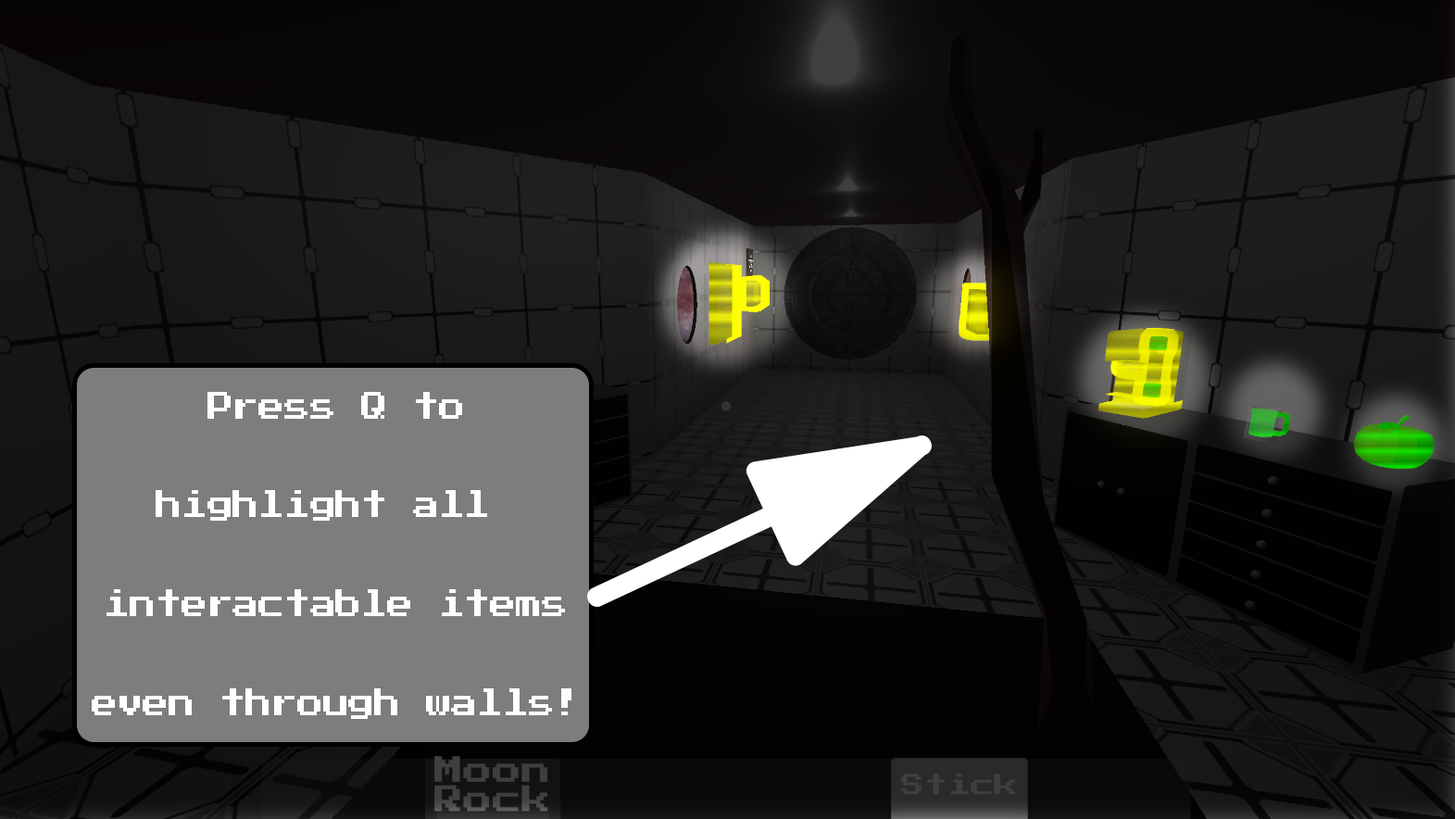
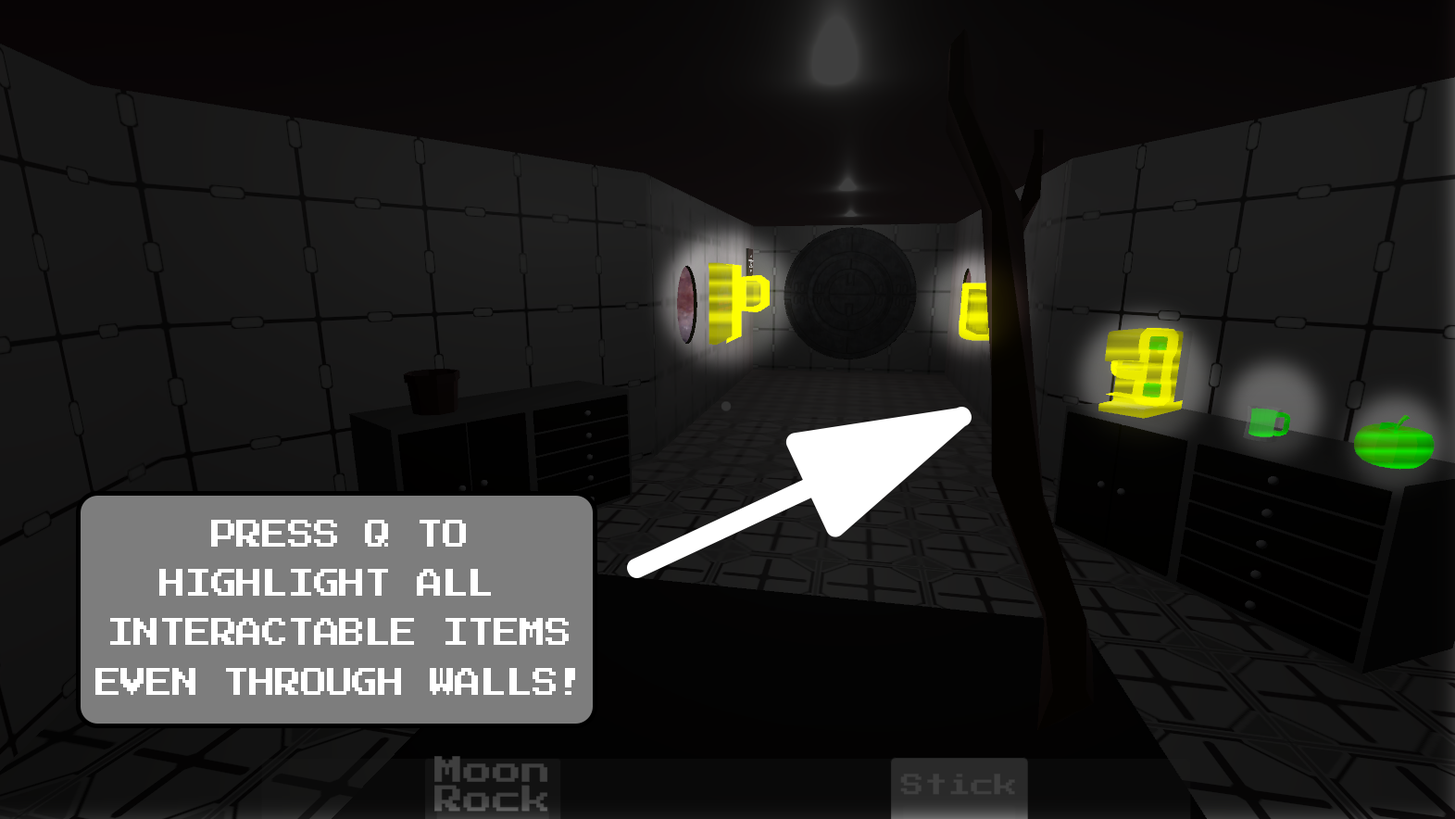
Before/after of a 1455×819 layered artwork. What changed in the layer stack:
painted on "Triangle 1 copy 2" over (587, 406, 972, 607)
painted on "Jump With Space copy" over (91, 391, 576, 719)
painted on "Rectangle 1 copy" over (72, 363, 598, 747)
